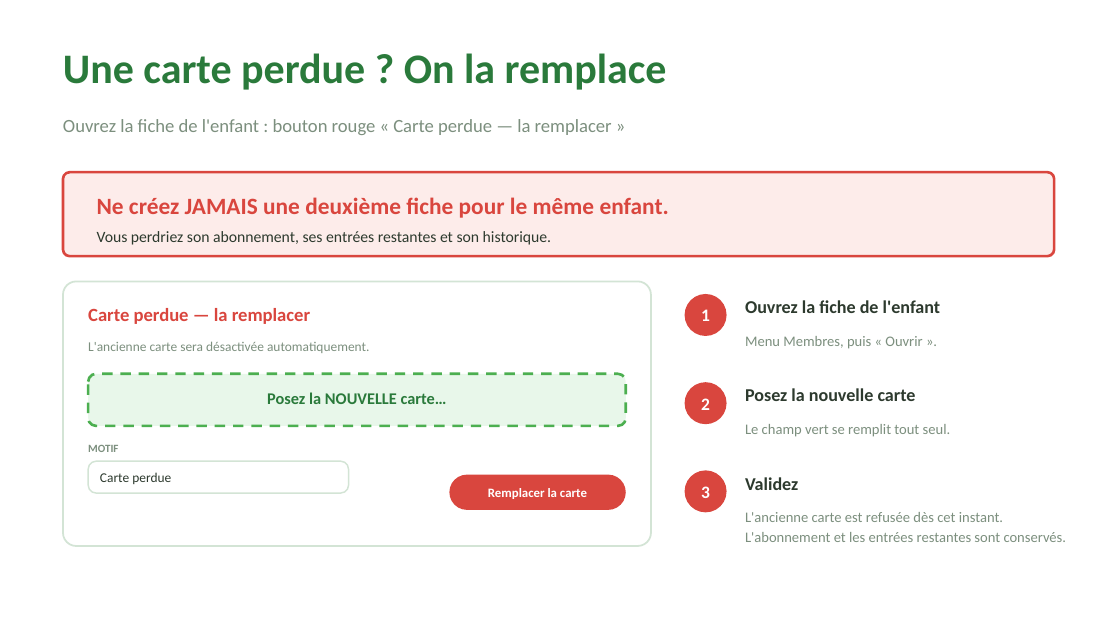
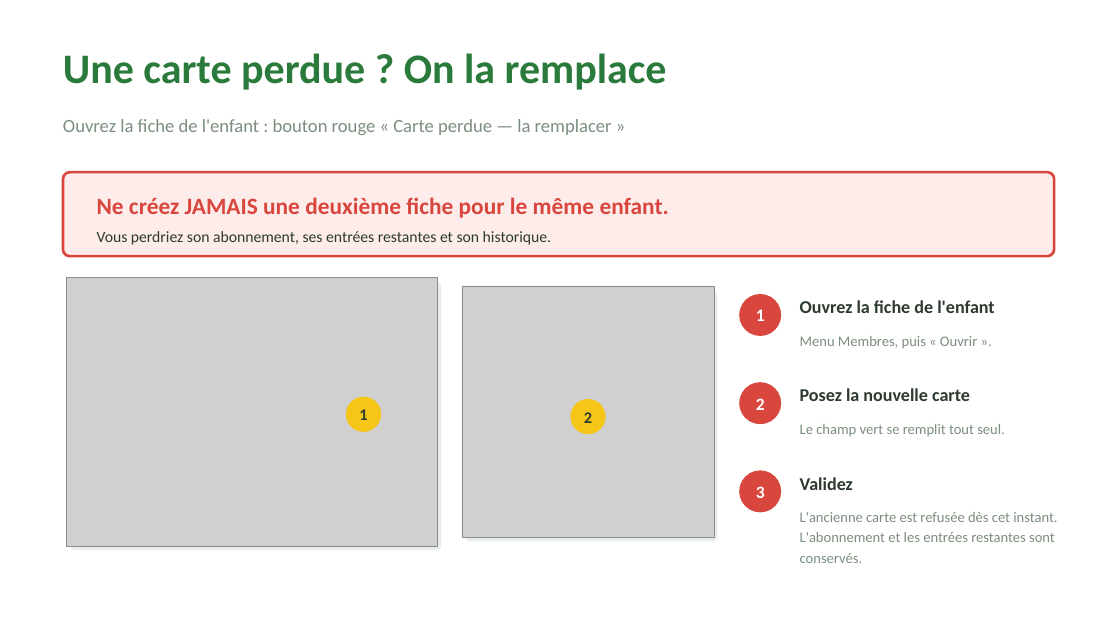
Before and after one commit to dmacky410-spec/didikidsparc-abonnement, a slide deck: slide 14 of formation/Didikids_Parc_Guide_Agent.pptx. Drawn at 1120x630 pixels with LibreOffice and Linux fonts; fonts in the diff are those of the drawing; grey boxes stand for pictures. Boxes give left, top, right and bottom in pixels: in the first picture for what was removed or moved away, otherwise in the second. Text is boxed around its words. In the diff, an @@ line names an element or a change of style, - is before the commit and + after.

```diff
--- a/formation/Didikids_Parc_Guide_Agent.pptx
+++ b/formation/Didikids_Parc_Guide_Agent.pptx
@@ picture added at [66,277,438,546] @@
@@ rounded rectangle: place and size @@
-rounded rectangle at [63,281,651,546]
+rounded rectangle at [70,281,441,550]
@@ rounded rectangle at [70,281,441,550]: fill #FFFFFF to #E6EEE7; outline #D3E4D5 1.5 pt to none; proportions changed @@
@@ picture added at [462,287,714,538] @@
@@ rounded rectangle: place and size @@
-rounded rectangle at [88,374,626,426]
+rounded rectangle at [465,291,718,542]
@@ rounded rectangle at [465,291,718,542]: fill #E8F7EA to #E6EEE7; outline #4CAF50 2.25 pt dashed to none; proportions changed @@
@@ text "Ouvrez la fiche de l'enfant": place and size @@
-text "Ouvrez la fiche de l'enfant" at [745,300,940,313]
+text "Ouvrez la fiche de l'enfant" at [800,300,994,313]
@@ text removed at [88,308,310,324] @@
-Carte perdue — la remplacer
@@ text "Menu Membres, puis « Ouvrir ...": place and size @@
-text "Menu Membres, puis « Ouvrir ..." at [745,336,922,349]
+text "Menu Membres, puis « Ouvrir ..." at [800,336,977,348]
@@ text removed at [88,341,369,353] @@
-L'ancienne carte sera désactivée automatiquement.
@@ text "Posez la nouvelle carte": place and size @@
-text "Posez la nouvelle carte" at [745,388,916,401]
+text "Posez la nouvelle carte" at [800,388,970,401]
@@ text removed at [267,392,447,404] @@
-Posez la NOUVELLE carte…
@@ ellipse added at [346,397,381,432], fill #F5C518, 14 pt, text #2D3A2E, bold @@
+1
@@ ellipse added at [571,399,606,434], fill #F5C518, 14 pt, text #2D3A2E, bold @@
+2
@@ text "Le champ vert se remplit ...": place and size @@
-text "Le champ vert se remplit ..." at [745,424,951,437]
+text "Le champ vert se remplit ..." at [800,424,1005,436]
@@ text removed at [88,445,118,452] @@
-MOTIF
@@ rounded rectangle removed at [88,461,349,493] @@
@@ text removed at [100,472,171,484] @@
-Carte perdue
@@ rounded rectangle removed at [450,475,626,510] @@
-Remplacer la carte
@@ 3 ellipses: place and size @@
-3 ellipses at [685,294,727,513]
+3 ellipses at [739,294,781,513]
@@ text "Validez": place and size @@
-text "Validez" at [745,477,798,490]
+text "Validez" at [800,477,853,490]
@@ text "L'ancienne carte est refusée dès ..." rewrapped from [745,512,1067,542] to [800,512,1057,563] @@
```
Also in this commit, not shown: 9 other slides changed, 17 other files.
